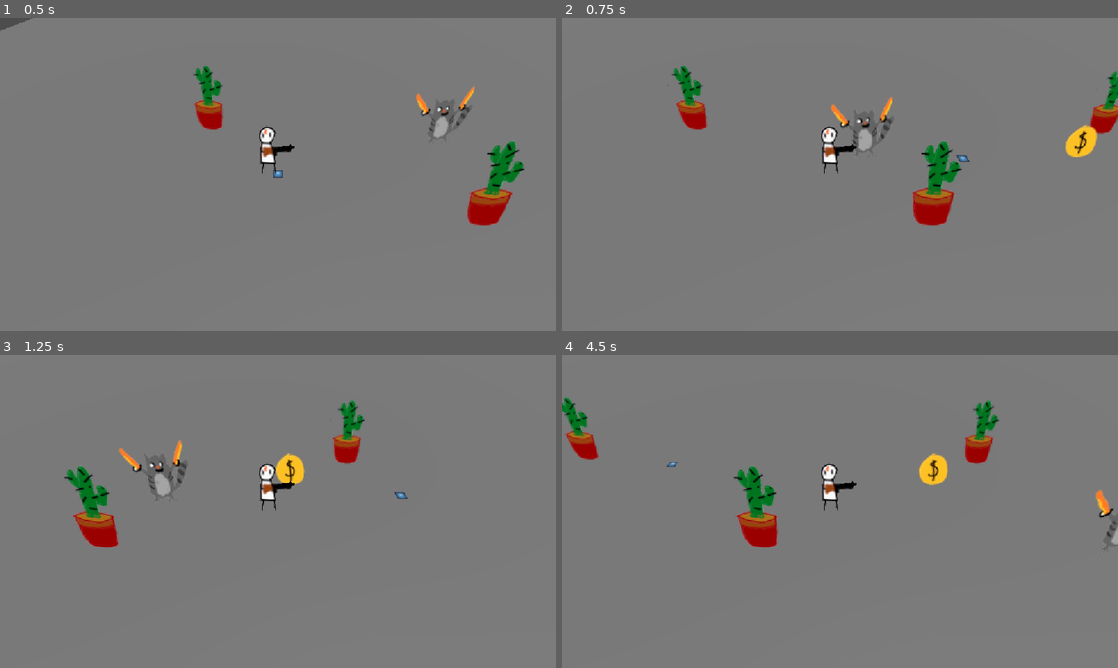
Above: before the commit, frames 1-4 (two rows, left to right).
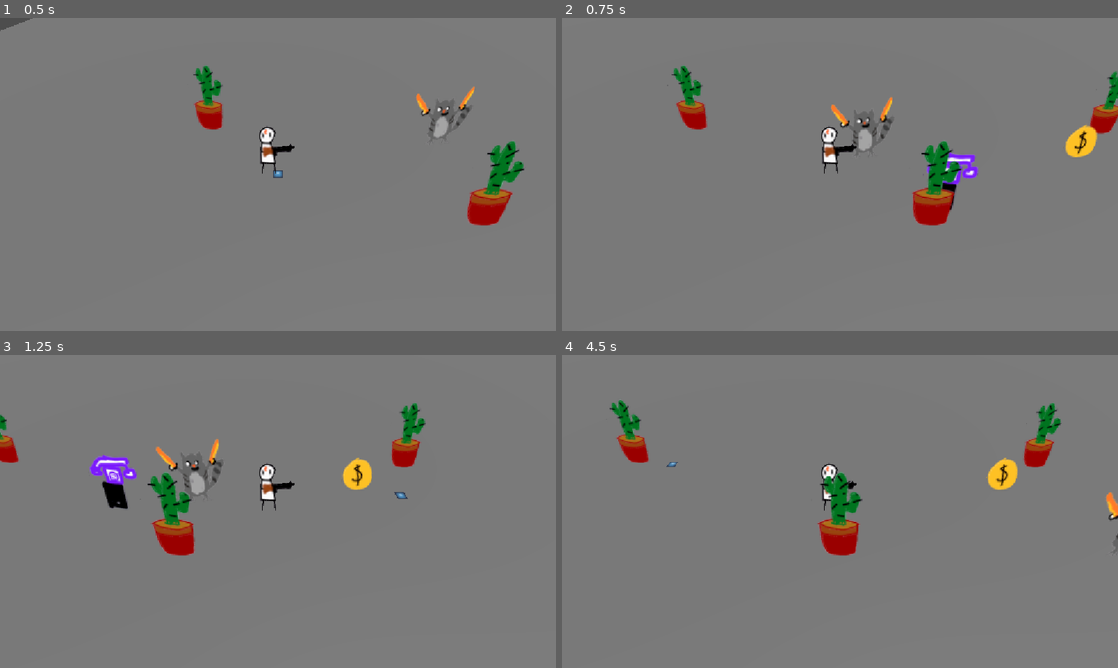
Above: after the commit, the same moments.

Repository: gmuGADIG/DEADSHOT
Game: Godot game, scene res://test_scenes/enemies/wilder_combat.tscn
The game is run twice, just before and just after one commit, with the same random seed, the same clock (stepped at 60 frames per second) and the same inputs. This scene is started directly instead of the project's main scene. The engine's default icon, where the game draws it, is replaced by a stand-in: a white triangle on a blue panel in a dark square.
Inputs (mouse positions are in pixels of both pictures, inside the frame that each line leads up to):
- Up to frame 1 (0.5 s): no input
- Up to frame 2 (0.75 s): move the mouse to (962, 158) at 0.52 s; press the mouse at (962, 158) at 0.53 s; hold D (move_right) from 0.53 s (still down)
- Up to frame 3 (1.25 s): keep holding D (move_right)
- Up to frame 4 (4.5 s): move the mouse to (728, 527) at 1.27 s; release D (move_right) at 1.28 s; release the mouse at (728, 527) at 1.28 s; hold S (move_down) 1.28-2.03 s; tap E (interact) at 1.35 s; move the mouse to (895, 442) at 2.02 s; hold D (move_right) 2.03-2.78 s; tap Space (roll) at 2.1, 4.35 s; move the mouse to (812, 574) at 2.77 s; hold W (move_up) 2.78-3.53 s; click (812, 574) at 2.85 s; move the mouse to (1006, 558) at 3.52 s; hold E (interact) 3.53-4.28 s; hold A (move_left) from 3.53 s (still down); move the mouse to (673, 464) at 4.27 s

Frame 1 is identical in both runs. In frame 2, 0.4% of the frame differs, in the area x 65-75%, y 42-62%; in frame 3, 6.7%, in the area x 0-77%, y 14-65%; in frame 4, 6.5%.

Commit message:
mild fiddling

Diff:
--- a/world/enemy/wilder/wilder.gd
+++ b/world/enemy/wilder/wilder.gd
@@ -7,9 +7,14 @@
 
 #region Variables
 
+var rng: RandomNumberGenerator = RandomNumberGenerator.new()
+
 #endregion
 
 #region Behaviour Functions
+
+func _ready() -> void:
+	pass
 
 ## FIND A NICE POSITION TO RUN TO
 func enter_hostile() -> void:
